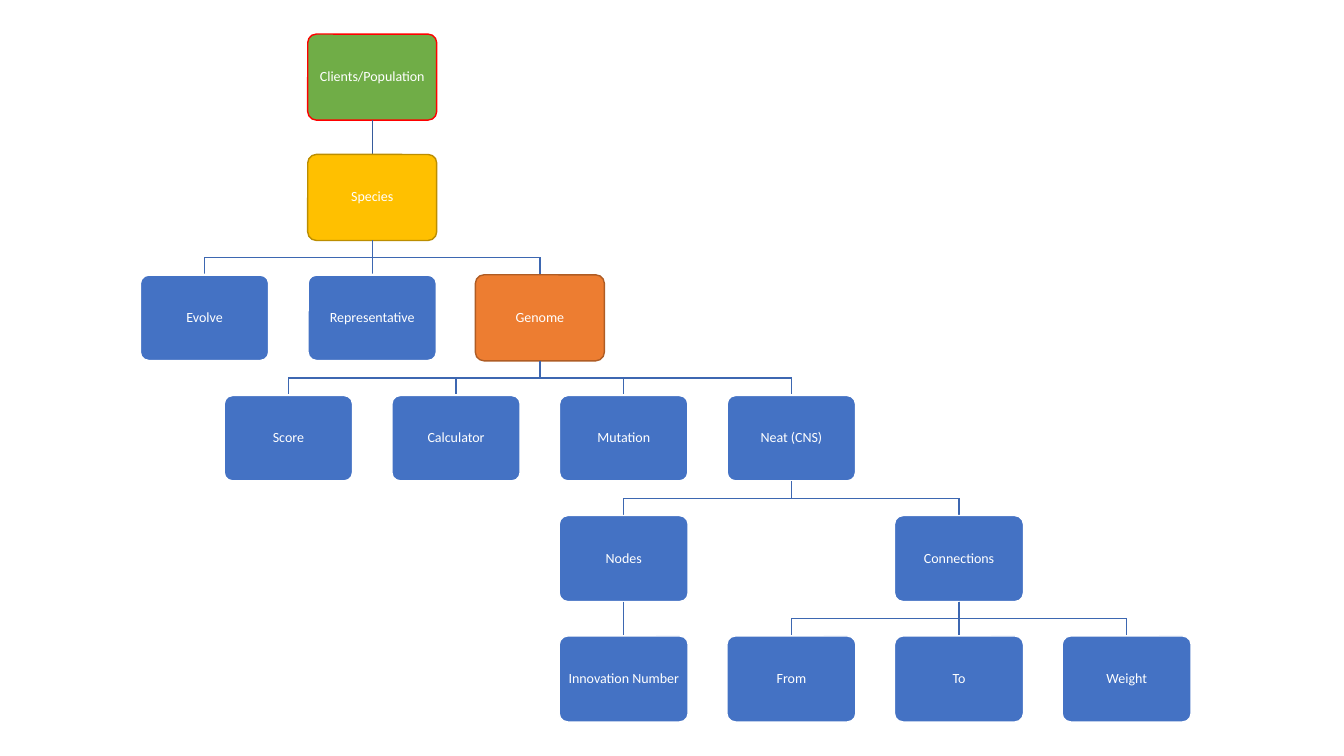
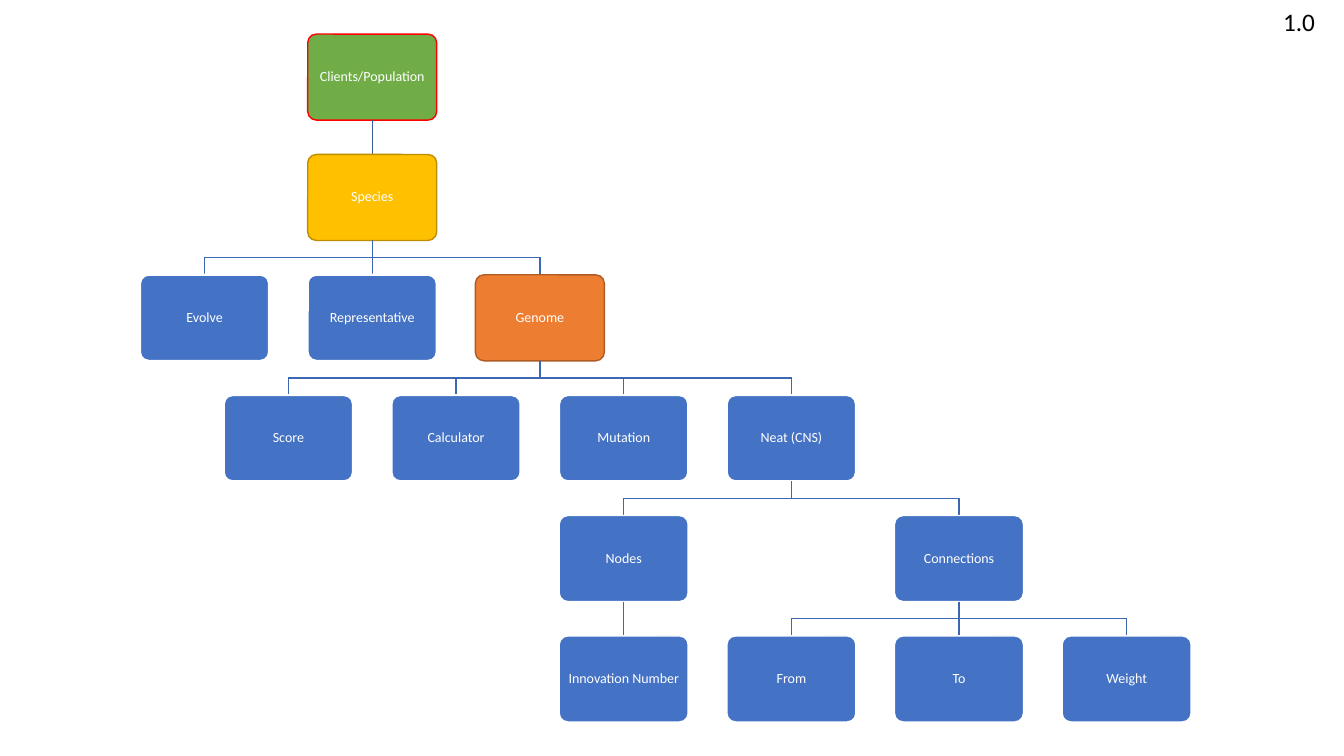
Before and after one commit to garfunkelvila/ChaoticSeer, a slide deck: slide 2 of Dependency.pptx. Drawn at 1344x756 pixels with LibreOffice and Linux fonts; fonts in the diff are those of the drawing. Boxes give left, top, right and bottom in pixels: in the first picture for what was removed or moved away, otherwise in the second. Text is boxed around its words. In the diff, an @@ line names an element or a change of style, - is before the commit and + after.

```diff
--- a/Dependency.pptx
+++ b/Dependency.pptx
@@ text added at bbox=[1283, 14, 1315, 31], 18 pt, text #000000 @@
+1.0
```
Also in this commit, not shown: 2 other slides changed, 1 slide added.
